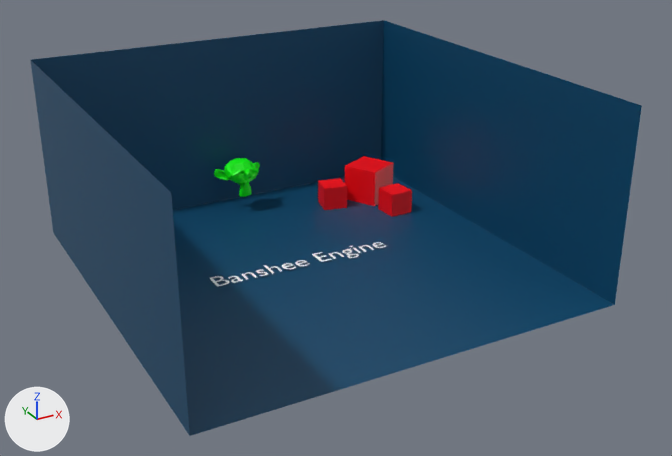
Two versions of the glTF model BansheeEngine/BansheeEngine/Res/Models/scene0.glb, one commit apart.
Before and after are seen from a 50 mm lens placed at (-18.5, -36.2, 19.8), pointed at (0.6, -1.4, 2.4). The axes (+X, +Y, +Z) are drawn at lower left. The lights are the same throughout. Where no turn or scale is listed for an object, it has been applied to the vertices.

The older version as bpy lines, for what is in view:
```python
ob_cube = bpy.data.objects.new('Cube', me_cube_007)
ob_cube.location = (6.99, 6.38, 1.0)
ob_cube_001 = bpy.data.objects.new('Cube.001', me_cube_008)
ob_cube_001.location = (4.63, 6.38, 0.63)
ob_cube_002 = bpy.data.objects.new('Cube.002', me_cube_009)
ob_cube_002.location = (7.24, 3.97, 0.63)
ob_ground = bpy.data.objects.new('Ground', me_cube_002)
ob_ground.location = (0.0, 0.0, 0.0)
ob_ground_001 = bpy.data.objects.new('Ground.001', me_cube_003)
ob_ground_001.location = (10.0, 0.0, 4.58)
ob_ground_002 = bpy.data.objects.new('Ground.002', me_cube_004)
ob_ground_002.location = (-10.0, 0.0, 4.58)
ob_ground_003 = bpy.data.objects.new('Ground.003', me_cube_005)
ob_ground_003.location = (0.0, 10.0, 4.58)
ob_suzanne = bpy.data.objects.new('Suzanne', me_suzanne)
ob_suzanne.location = (0.0, 8.36, 1.88)
```
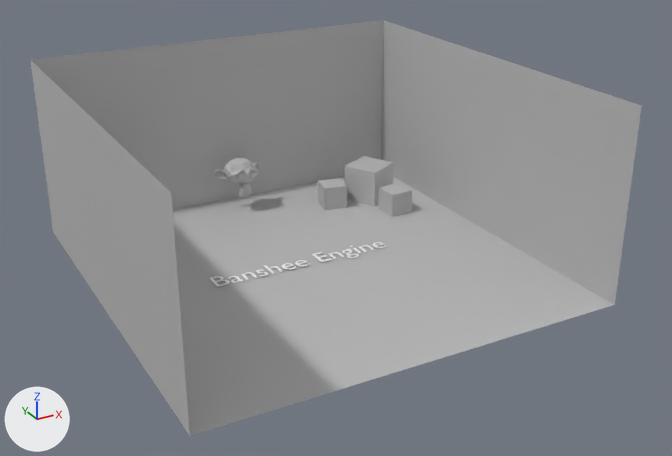
What the commit changed:
Material 'M_White' (mat_m_white) changes colour from dark blue #00466a to grey #bcbcbc; in linear values from (0.0, 0.0621, 0.143) to (0.5, 0.5, 0.5).
Material 'M_Red' (mat_m_red) changes colour from red #ff0010 to grey #bcbcbc; in linear values from (1.0, 0.0, 0.00525) to (0.5, 0.5, 0.5).
Material 'M_Green' (mat_m_green) changes colour from green #00ff00 to grey #bcbcbc; in linear values from (0.0, 1.0, 0.0) to (0.5, 0.5, 0.5).

Changed parts and their boxes (x1, y1, x2, y2) in the pictures (672 x 456 px):
'Ground', recoloured (blue to grey)
    both: (54, 176, 614, 436)
'Ground.001', recoloured (blue to grey)
    both: (381, 20, 642, 305)
'Ground.003', recoloured (blue to grey)
    both: (31, 20, 384, 210)
'Ground.002', recoloured (blue to grey)
    both: (30, 60, 190, 436)
'Cube', recoloured (red to grey)
    both: (345, 156, 394, 206)
'Suzanne', recoloured (green to grey)
    both: (214, 158, 260, 197)
'Cube.002', recoloured (red to grey)
    both: (378, 183, 412, 217)
'Cube.001', recoloured (red to grey)
    both: (318, 178, 347, 210)
